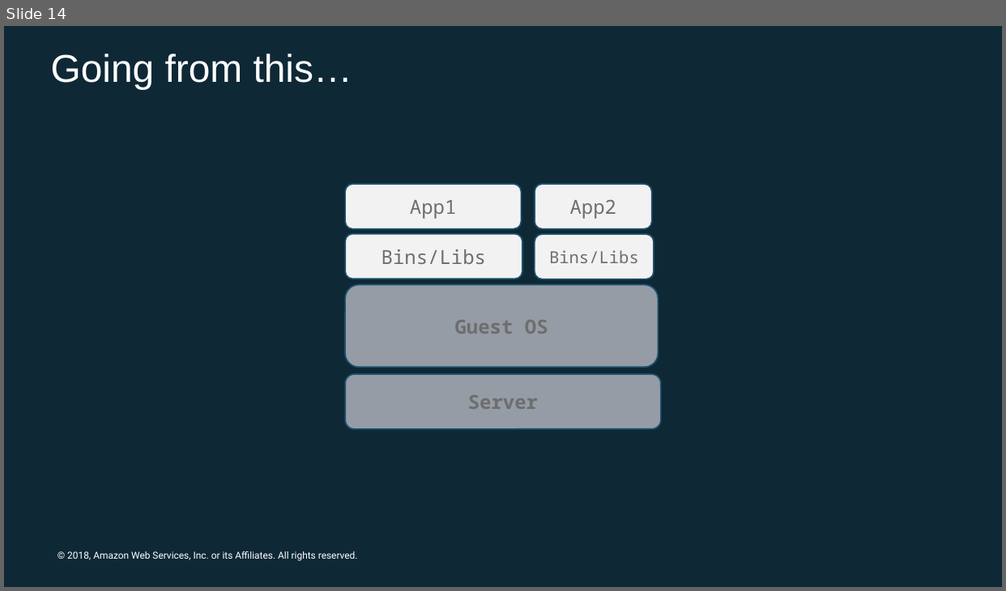
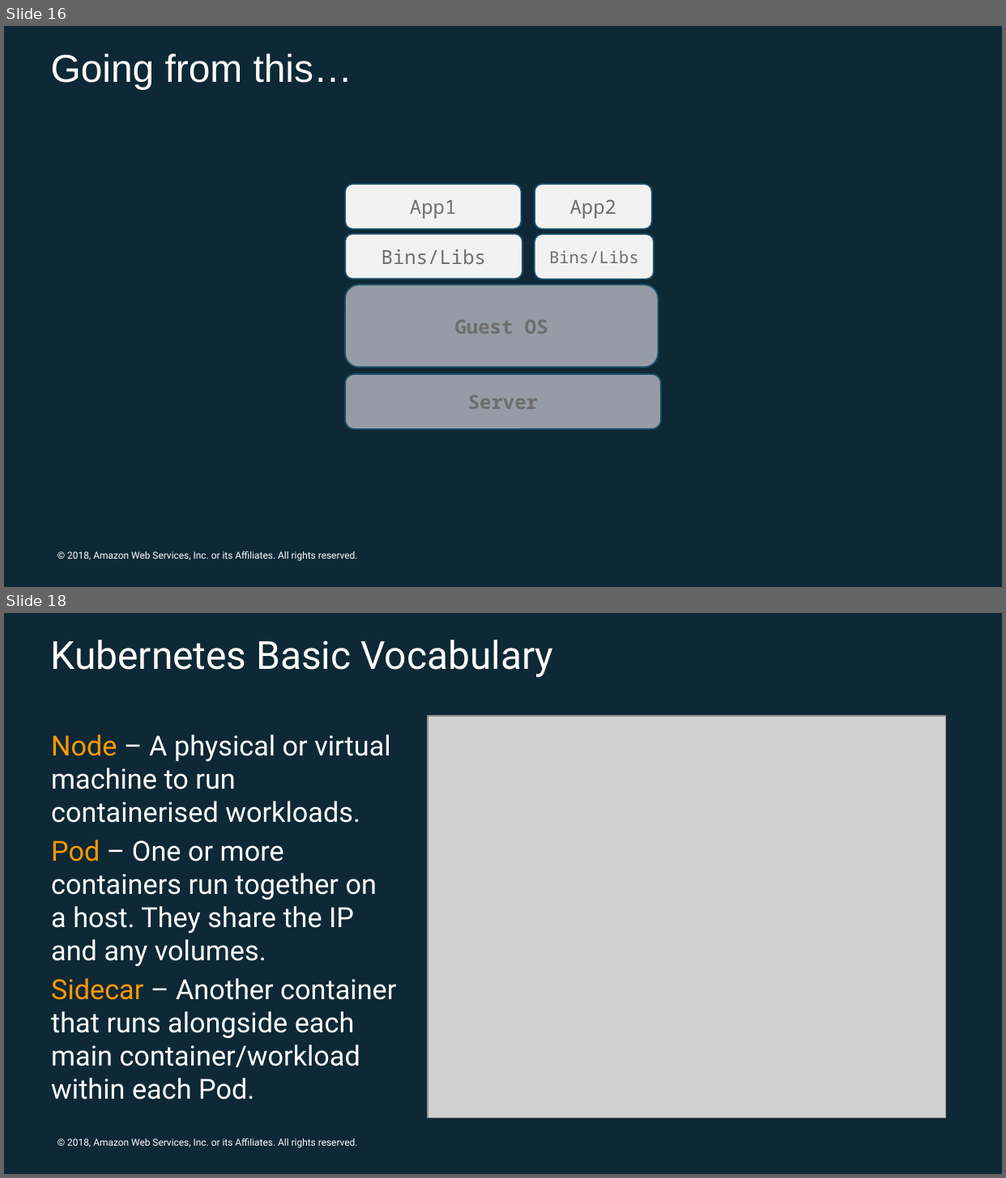
Before and after one commit to jasonumiker/docker-kube-intro-workshop, a slide deck: Intro to Docker and Kubernetes.pptx. Shown one above the other, each under a label of ours: slide 14 before the commit, slides 16 and 18 after it; the slides between them are not shown. The pictures are 1006x591 and 1006x1178 pixels, drawn with LibreOffice and Linux fonts; fonts in the diff are those of the drawing; grey boxes stand for pictures; background and template pictures are left out. Boxes give left, top, right and bottom in pixels: in the first picture for what was removed or moved away, otherwise in the second. Text is boxed around its words. In the diff, an @@ line names an element or a change of style, - is before the commit and + after.

```diff
--- a/Intro to Docker and Kubernetes.pptx
+++ b/Intro to Docker and Kubernetes.pptx
@@ slide 18 added at (4,613,1002,1174), background #FFFFFF; not listed: 2 template elements that a slide beside it also shows @@
@@ title added at (51,640,553,678), 28 pt, text #FFFFFF @@
+Kubernetes Basic Vocabulary
@@ picture added at (427,716,945,1118) @@
@@ text added at (51,735,396,1100), 20 pt, text #FFFFFF @@
+Node – A physical or virtual machine to run containerised workloads.
+Pod – One or more containers run together on a host. They share the IP and any volumes.
+Sidecar – Another container that runs alongside each main container/workload within each Pod.
@@ what was slide 14 is now slide 16 @@
```
Also in this commit, not shown: 4 slides changed, 3 other slides added, 2 slides removed, 1 other file.
